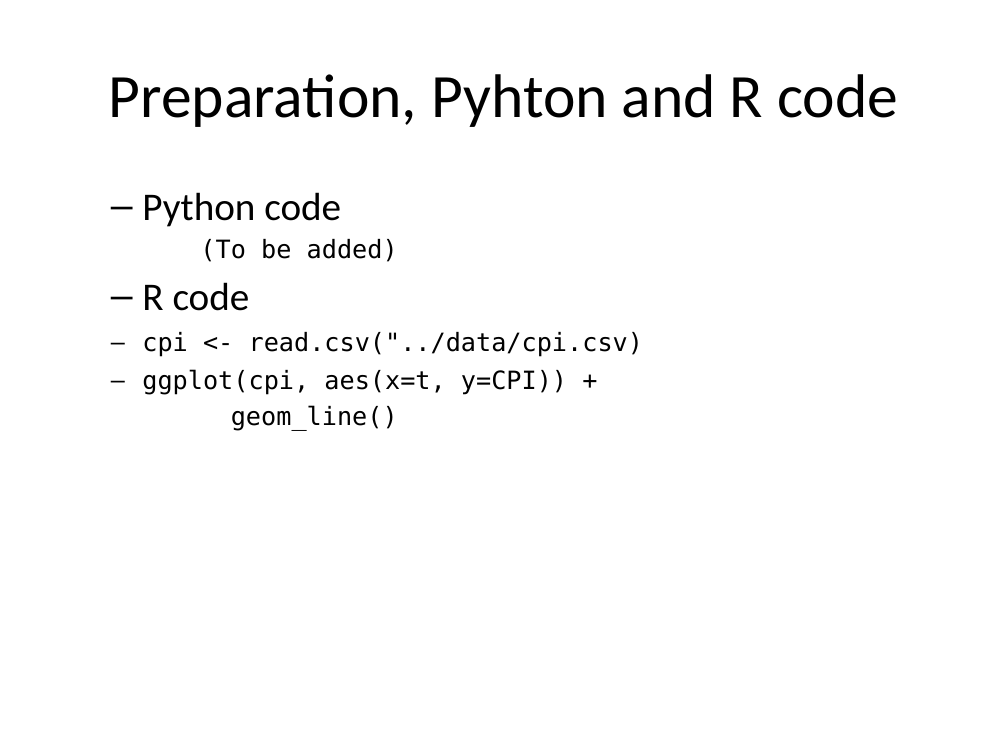
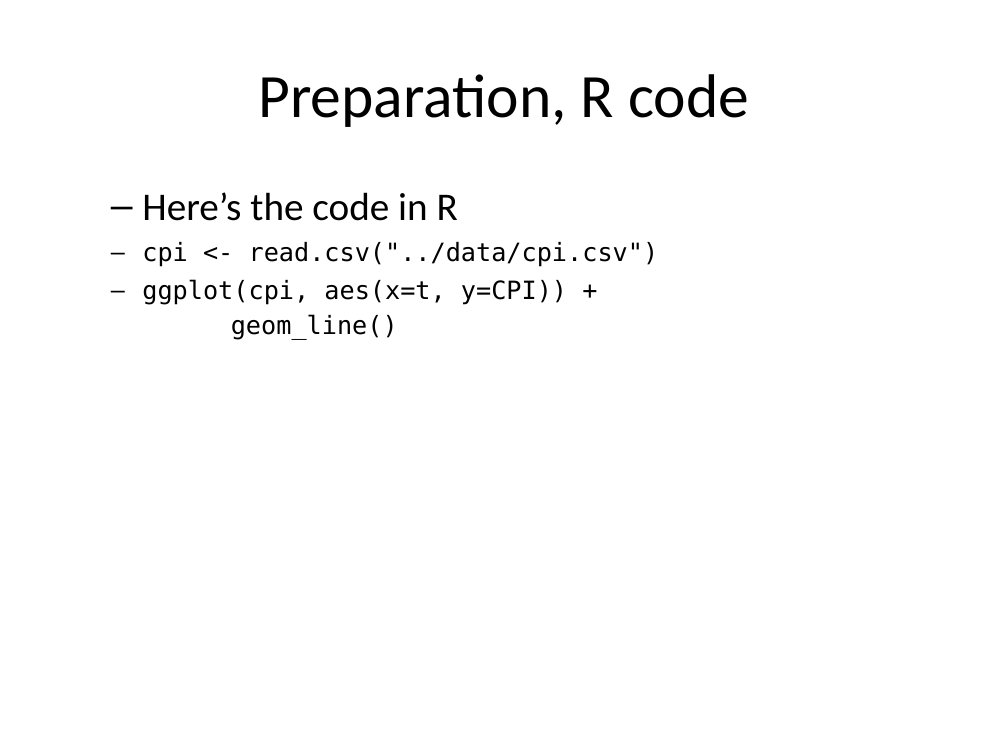
Before and after one commit to pmean/data-visualization, a slide deck: slide 5 of data-viz-03/component/preparation.pptx (slide 3 before the commit). Drawn at 1008x756 pixels with LibreOffice and Linux fonts; fonts in the diff are those of the drawing. Boxes give left, top, right and bottom in pixels: in the first picture for what was removed or moved away, otherwise in the second. Text is boxed around its words. In the diff, an @@ line names an element or a change of style, - is before the commit and + after.

Commit message:
Added Python and Tableau to data-viz-03 fundamentals

```diff
--- a/data-viz-03/component/preparation.pptx
+++ b/data-viz-03/component/preparation.pptx
@@ title at [258, 74, 749, 127]: text changed @@
-Preparation, Pyhton and R code
+Preparation, R code
@@ text at [142, 192, 659, 340]: text changed @@
-  – Python code
-(To be added)
-  – R code
-cpi <- read.csv("../data/cpi.csv)
-ggplot(cpi, aes(x=t, y=CPI)) +
-geom_line()
+  – Here’s the code in R
+cpi <- read.csv("../data/cpi.csv")
+ggplot(cpi, aes(x=t, y=CPI)) +
+geom_line()
```
Also in this commit, not shown: 4 slides added, 2 slides removed, 23 other files.
